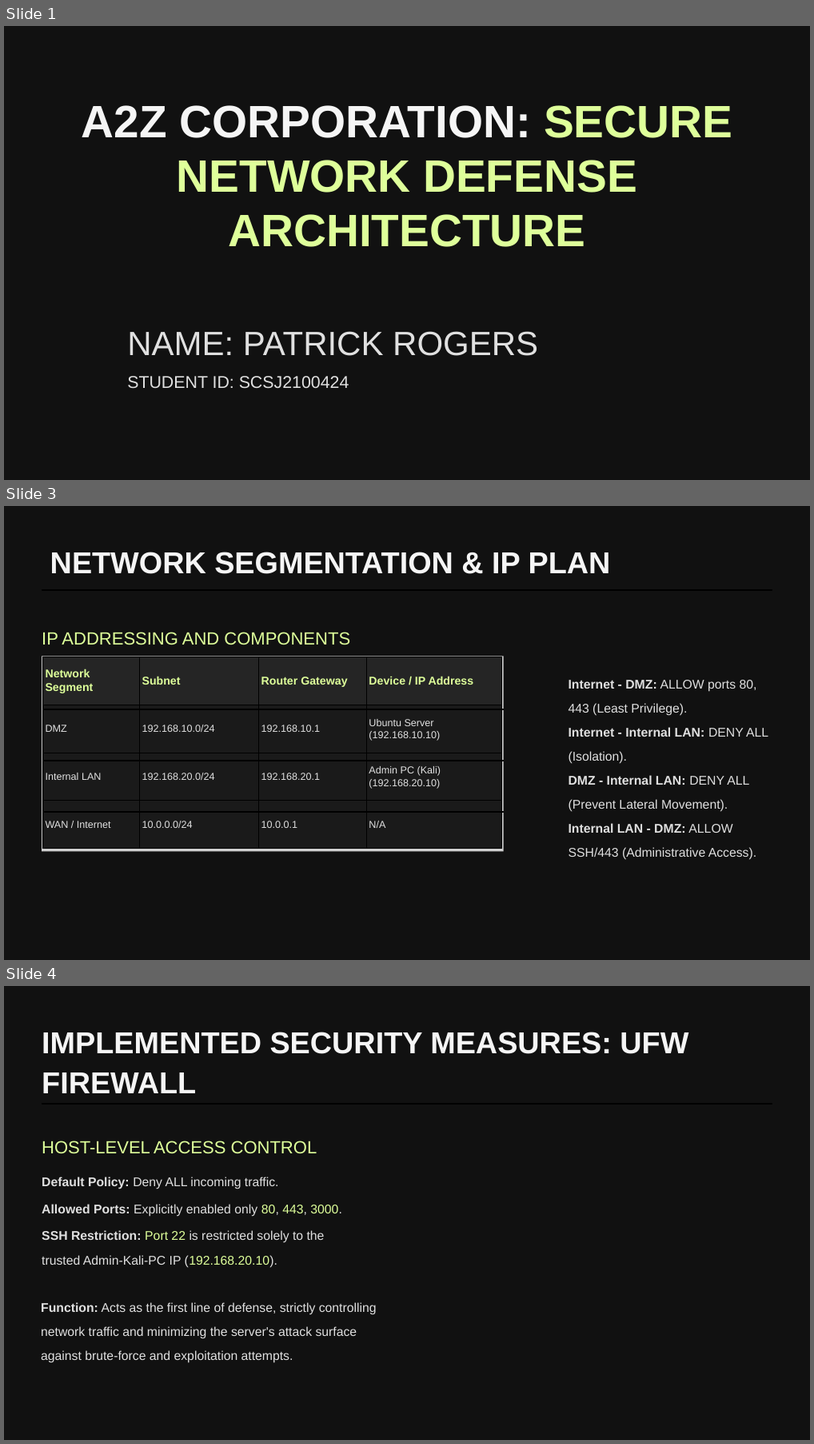
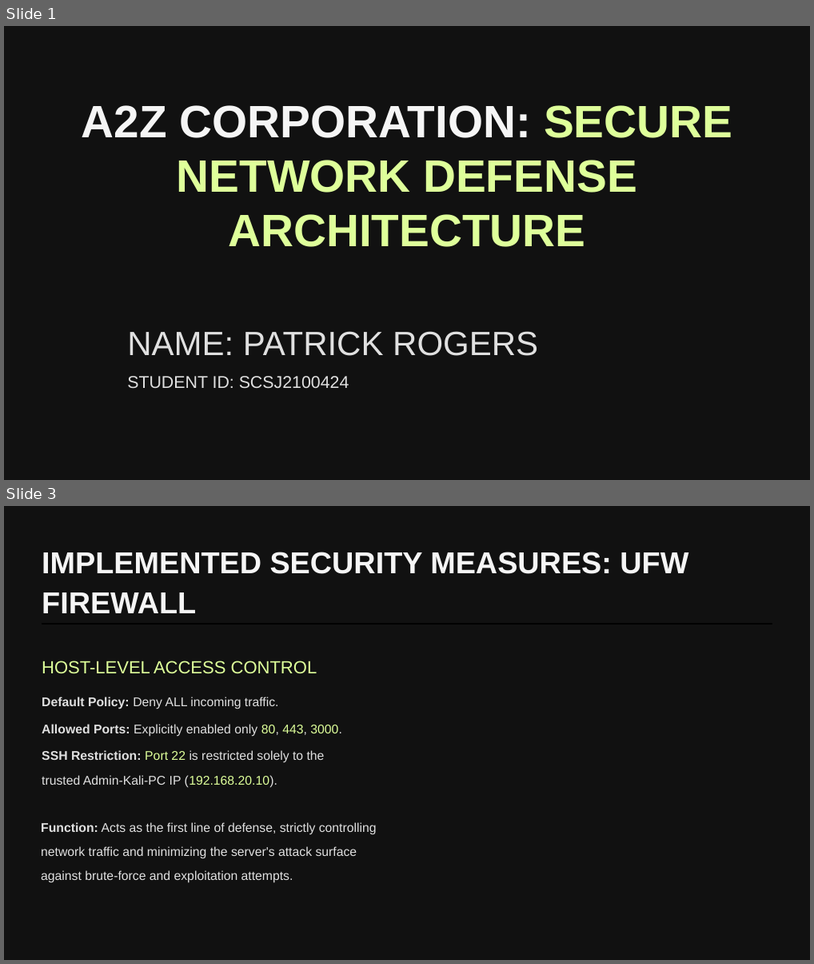
Before and after one commit to PatrickRogersSCSJ2100424/Cyber-Security-Report, a slide deck: SCSJ2100424_Presentation Slide_Sept-Dec 2025.pptx. Shown one above the other, each under a label of ours: slides 1, 3 and 4 before the commit, slides 1 and 3 after it; the slides between them are not shown. The pictures are 814x1444 and 814x964 pixels, drawn with LibreOffice and Linux fonts; fonts in the diff are those of the drawing; grey boxes stand for pictures; background and template pictures are left out. Boxes give left, top, right and bottom in pixels: in the first picture for what was removed or moved away, otherwise in the second. Text is boxed around its words. In the diff, an @@ line names an element or a change of style, - is before the commit and + after.

```diff
--- a/SCSJ2100424_Presentation Slide_Sept-Dec 2025.pptx
+++ b/SCSJ2100424_Presentation Slide_Sept-Dec 2025.pptx
@@ slide 3 removed at box(4, 506, 810, 960), background picture (left out) @@
@@ text removed at box(50, 552, 611, 574) @@
-NETWORK SEGMENTATION & IP PLAN
@@ freeform shape removed at box(42, 589, 773, 590) @@
@@ text removed at box(42, 632, 350, 645) @@
-IP ADDRESSING AND COMPONENTS
@@ picture removed at box(42, 656, 504, 851) @@
@@ table removed at box(42, 656, 502, 848), 4 rows, 4 columns @@
-Network Segment | Subnet | Router Gateway | Device / IP Address
-DMZ | 192.168.10.0/24 | 192.168.10.1 | Ubuntu Server (192.168.10.10)
-Internal LAN | 192.168.20.0/24 | 192.168.20.1 | Admin PC (Kali) (192.168.20.10)
-WAN / Internet | 10.0.0.0/24 | 10.0.0.1 | N/A
@@ text removed at box(569, 680, 758, 716) @@
-Internet - DMZ: ALLOW ports 80, 443 (Least Privilege).
@@ freeform shape removed at box(42, 709, 139, 710) @@
@@ freeform shape removed at box(139, 709, 259, 710) @@
@@ freeform shape removed at box(259, 709, 367, 710) @@
@@ freeform shape removed at box(367, 709, 503, 710) @@
@@ text removed at box(569, 727, 769, 764) @@
-Internet - Internal LAN: DENY ALL (Isolation).
@@ freeform shape removed at box(42, 760, 139, 761) @@
@@ freeform shape removed at box(139, 760, 259, 761) @@
@@ freeform shape removed at box(259, 760, 367, 761) @@
@@ freeform shape removed at box(367, 760, 503, 761) @@
@@ text removed at box(569, 775, 750, 812) @@
-DMZ - Internal LAN: DENY ALL (Prevent Lateral Movement).
@@ freeform shape removed at box(42, 812, 139, 812) @@
@@ freeform shape removed at box(139, 812, 259, 812) @@
@@ freeform shape removed at box(259, 812, 367, 812) @@
@@ freeform shape removed at box(367, 812, 503, 812) @@
@@ text removed at box(569, 823, 757, 860) @@
-Internal LAN - DMZ: ALLOW SSH/443 (Administrative Access).
@@ what was slide 4 is now slide 3 @@
```
Also in this commit, not shown: 2 slides changed, 2 other files.
